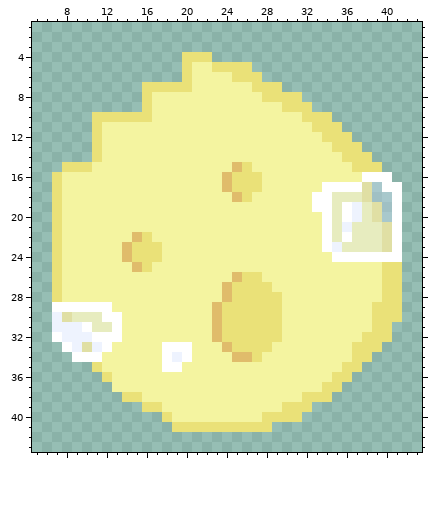
Edited in one commit: pixel-art sprite (Assets/Sprites/Sprout Lands/Objects/sponge.png). The picture above is the old version.
The file is 48x48 pixels. Colours within 5 levels of each other are drawn and written as one. Shown: x 5..43, y 1..43.
And afterwards:
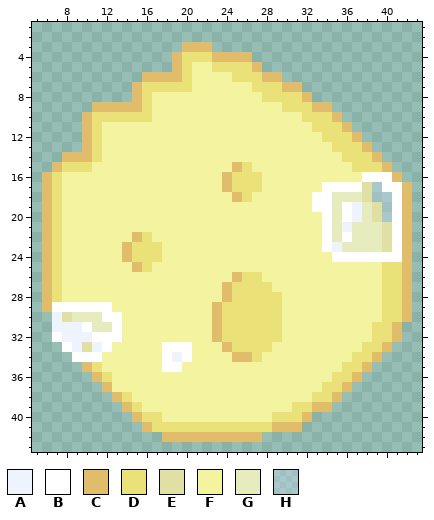
Palette (. is transparent): A #eef3fe  B #ffffff  C #e0bc6b  D #eae178  E #e0dfa4  F #f4f4a0  G #e7ecbf  H #cbdbfc56
What changed:
The author put colour C in row 3 at x 20 to 22; in row 4 at x 19 and 23 to 26; in row 5 at x 19 and 27; in row 6 at x 16 to 19 and 28 to 29; in row 7 at x 15 and 30 to 31; in row 8 at x 15 and 32.
The author put colour C in row 9 at x 11 to 15 and 33 to 34; in row 10 at x 10 and 35; in row 11 at x 10 and 36; in row 12 at x 10 and 37; in row 13 at x 10 and 38; in row 14 at x 8 to 10 and 39.
The author put colour C in row 15 at x 7 and 40; in row 16 at x 6 and 41; in rows 17 to 29 at x 6 and 42; in row 30 at x 42; in rows 31 to 32 at x 41; in row 33 at x 40.
The author put colour C in row 34 at x 39; in row 35 at x 10 and 38; in row 36 at x 11 and 37; in row 37 at x 12 and 36; in row 38 at x 13 and 35; in row 39 at x 14 and 33 to 34.
The author put colour C in row 40 at x 15 and 32; in row 41 at x 16 and 29 to 31; in row 42 at x 18 to 27.
The author put colour D in row 39 at x 15; in row 40 at x 16 to 17; in row 41 at x 17 to 18.
Colour D becomes colour F in rows 29 to 30 at x 39; in row 32 at x 38; in row 33 at x 37; in row 38 at x 15 and 32; in row 39 at x 16 to 17 and 30; in row 40 at x 18 and 28.
Changed places in both pictures, as pixel boxes (x1, y1, x2, y2):
changed: (42, 42, 412, 442)
